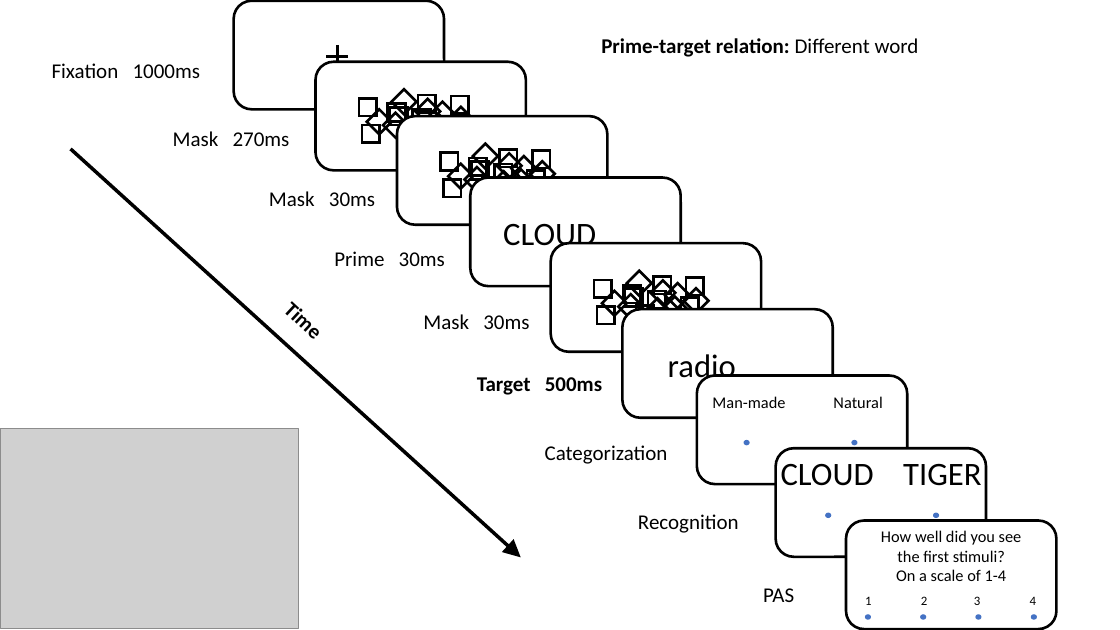
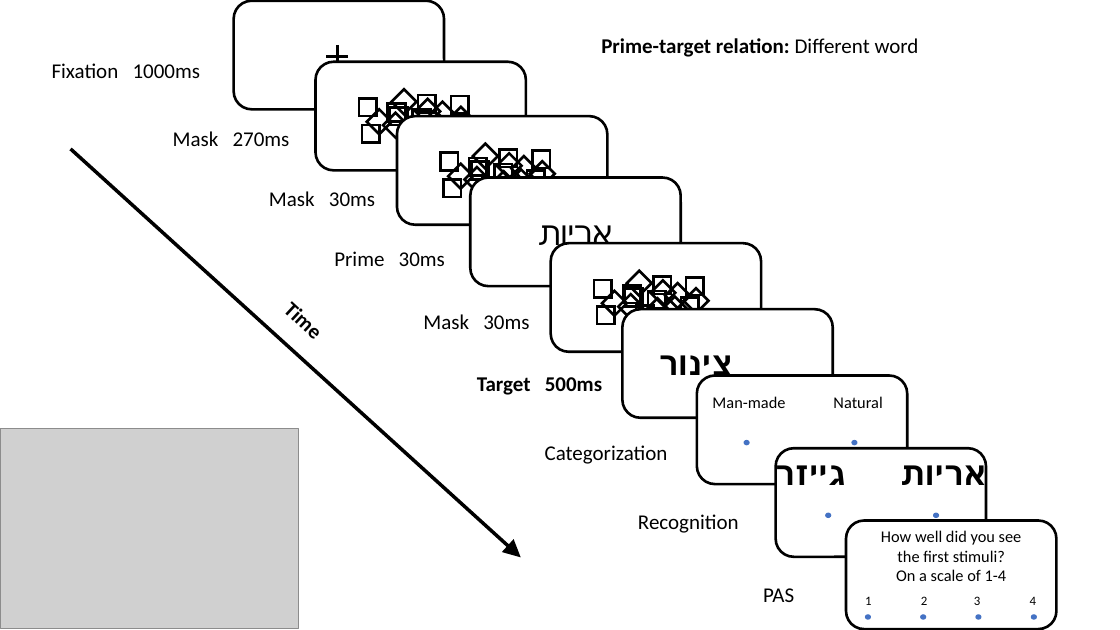
Before and after one commit to khenheller/subliminal_priming_w_motion_capture, a slide deck: slide 4 of presentation/subliminal priming w motion capture.pptx. Drawn at 1120x630 pixels with LibreOffice and Linux fonts; fonts in the diff are those of the drawing; grey boxes stand for pictures. Boxes give left, top, right and bottom in pixels: in the first picture for what was removed or moved away, otherwise in the second. Text is boxed around its words. In the diff, an @@ line names an element or a change of style, - is before the commit and + after.

```diff
--- a/presentation/subliminal priming w motion capture.pptx
+++ b/presentation/subliminal priming w motion capture.pptx
@@ text at <box>538,225,613,254</box>: text changed @@
-CLOUD
+אריות
@@ text at <box>659,355,733,385</box>: text changed; bold on @@
-radio
+צינור
@@ text at <box>900,459,987,494</box>: text changed; bold on @@
-CLOUD TIGER
+אריות גייזר
```
Also in this commit, not shown: 2 other slides changed, 10 other files.
